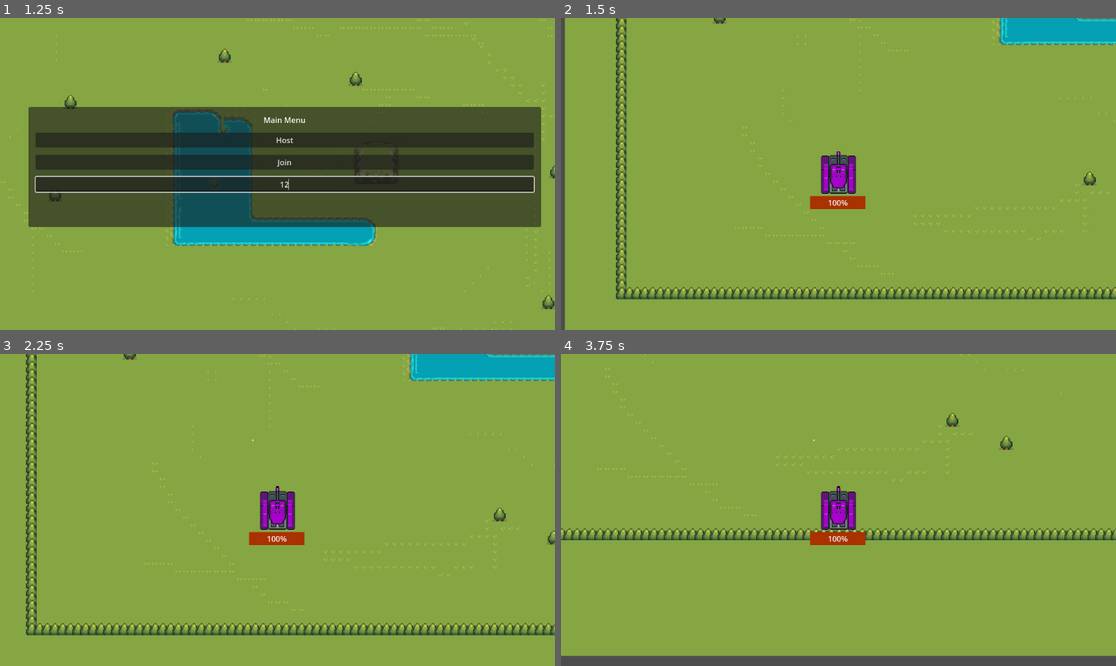
Above: before the commit, frames 1-4 (two rows, left to right).
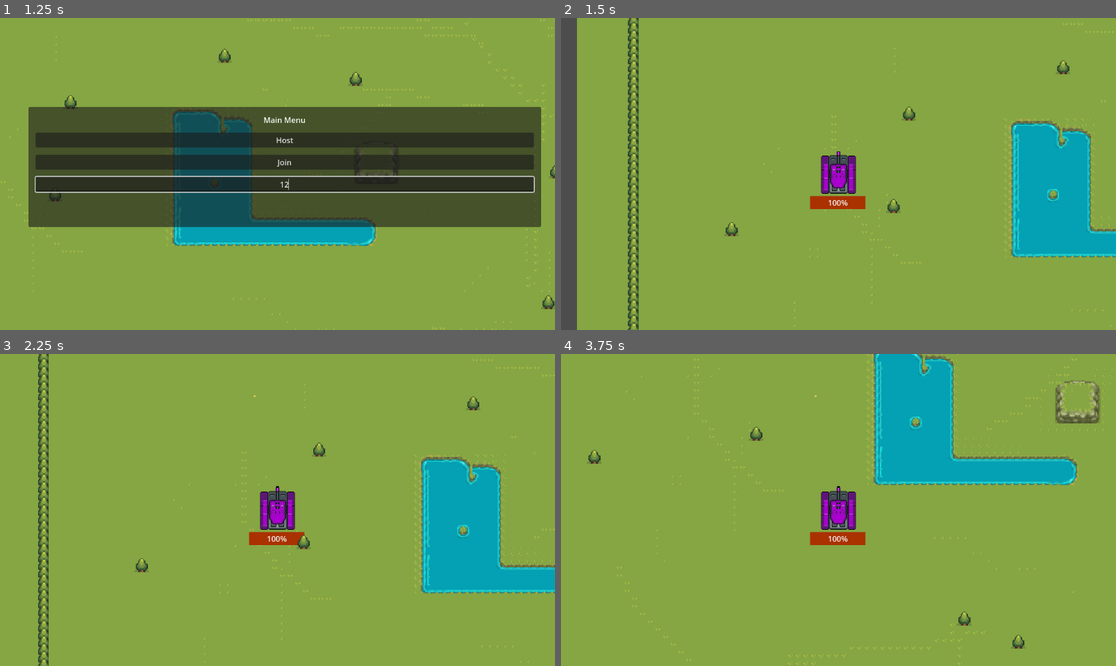
Above: after the commit, the same moments.

Repository: RaduMarin19/GodotTankGame
Game: Godot game, scene res://scenes/game.tscn
Same seed, same stepped clock (60 frames per second), same inputs: the game is played once before the commit and once after it.
Inputs (mouse positions are in pixels of both pictures, inside the frame that each line leads up to):
- Up to frame 1 (1.25 s): click (283, 183) at 0.52 s; type "12" at 0.6 s
- Up to frame 2 (1.5 s): click "Host" at 1.25 s
- Up to frame 3 (2.25 s): tap Enter at 2 s; hold D (right) from 2.03 s (still down); hold Space (shoot) from 2.03 s (still down)
- Up to frame 4 (3.75 s): release D (right) at 2.78 s; release Space (shoot) at 2.78 s; hold S (down) 2.78-3.53 s; tap Space (shoot) at 2.85 s; hold D (right) from 3.53 s (still down); hold Space (shoot) from 3.53 s (still down)

Frame 1 is identical in both runs. In frame 2, 16% of the frame differs, in the area x 0-100%, y 0-100%; in frame 3, 14%; in frame 4, 15%.

Commit message:
add more spawn positions

Diff:
--- a/scenes/game.tscn
+++ b/scenes/game.tscn
@@ -2019,7 +2019,7 @@
 42:2/0 = 0
 43:5/size_in_atlas = Vector2i(2, 2)
 43:5/0 = 0
-43:5/0/y_sort_origin = 10
+43:5/0/y_sort_origin = 15
 43:5/0/physics_layer_0/polygon_0/points = PackedVector2Array(-8, -8, 8, -8, 8, 8, -8, 8)
 
 [sub_resource type="TileSet" id="TileSet_vjq5l"]
@@ -2031,6 +2031,7 @@
 
 [node name="Game" type="Node2D"]
 z_index = -1
+y_sort_enabled = true
 position = Vector2(25, 741)
 script = ExtResource("1_jb5rk")
 
--- a/scenes/tank.tscn
+++ b/scenes/tank.tscn
@@ -210,7 +210,7 @@
 sprite_frames = SubResource("SpriteFrames_1ogd3")
 animation = &"idle"
 autoplay = "idle"
-frame_progress = 0.190513
+frame_progress = 0.358432
 
 [node name="BarrelTip" type="CollisionShape2D" parent="Turret"]
 z_index = -1
--- a/scripts/bullet.gd
+++ b/scripts/bullet.gd
@@ -1,6 +1,6 @@
 extends Area2D
 
-@export var speed =500.0  # Bullet speed (adjust as needed)
+@export var speed =1000.0  # Bullet speed (adjust as needed)
 var direction = Vector2.ZERO
 # Called when the node enters the scene tree for the first time.
 func _ready() -> void:
--- a/scripts/game.gd
+++ b/scripts/game.gd
@@ -42,3 +42,19 @@
 	var player = Player.instantiate()
 	player.name=str(peer_id)
 	add_child(player)
+
+func upnp_setup():
+	var upnp = UPNP.new()
+
+	var discover_result = upnp.discover()
+	assert(discover_result == UPNP.UPNP_RESULT_SUCCESS, \
+		"UPNP Discover Failed! Error %s" % discover_result)
+
+	assert(upnp.get_gateway() and upnp.get_gateway().is_valid_gateway(), \
+		"UPNP Invalid Gateway!")
+
+	var map_result = upnp.add_port_mapping(PORT)
+	assert(map_result == UPNP.UPNP_RESULT_SUCCESS, \
+		"UPNP Port Mapping Failed! Error %s" % map_result)
+
+	print("Success! Join Address: %s" % upnp.query_external_address())
--- a/scripts/tank.gd
+++ b/scripts/tank.gd
@@ -7,13 +7,28 @@
 
 @onready var ray_cast = $Turret/RayCast2D
 @onready var BULLET = preload("res://scenes/bullet.tscn")
+var spawn_positions = [
+	Vector2(-300, 800),
+	Vector2(0, 300),
+	Vector2(300, 1200),
+	Vector2(600, 543)
+]
+
+var current_spawn_index = 0
 
 func _enter_tree():
 	set_multiplayer_authority(str(name).to_int())
 
 func _ready() ->void:
 	if not is_multiplayer_authority(): return
-	pass
+	var spawn_point = get_next_spawn_point()
+	global_position = spawn_point
+
+func get_next_spawn_point():
+	current_spawn_index = str(name).to_int() % spawn_positions.size()
+	print(current_spawn_index)
+	var spawn_point = spawn_positions[current_spawn_index]
+	return spawn_point
 
 func _process(delta):
 	if not is_multiplayer_authority() : return
